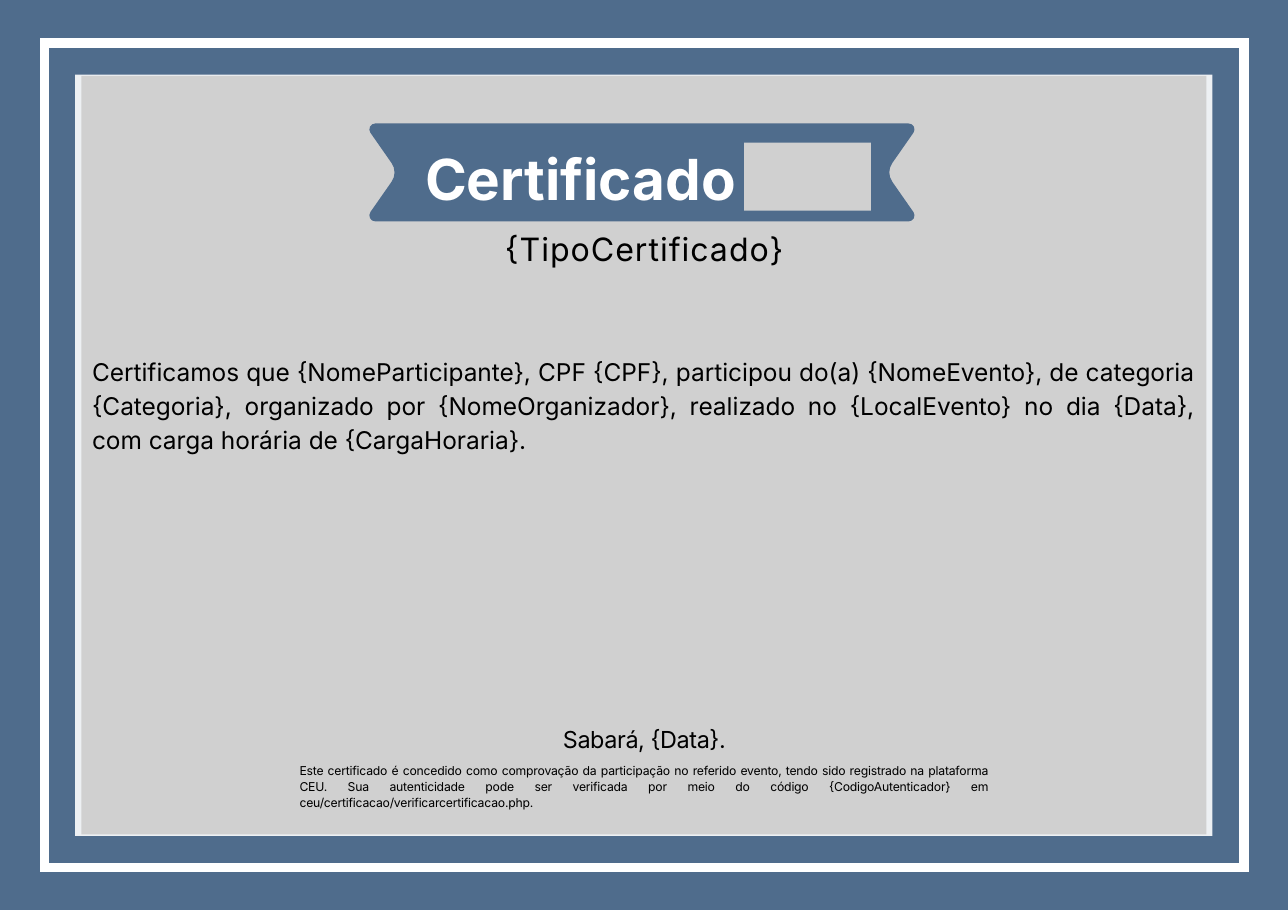
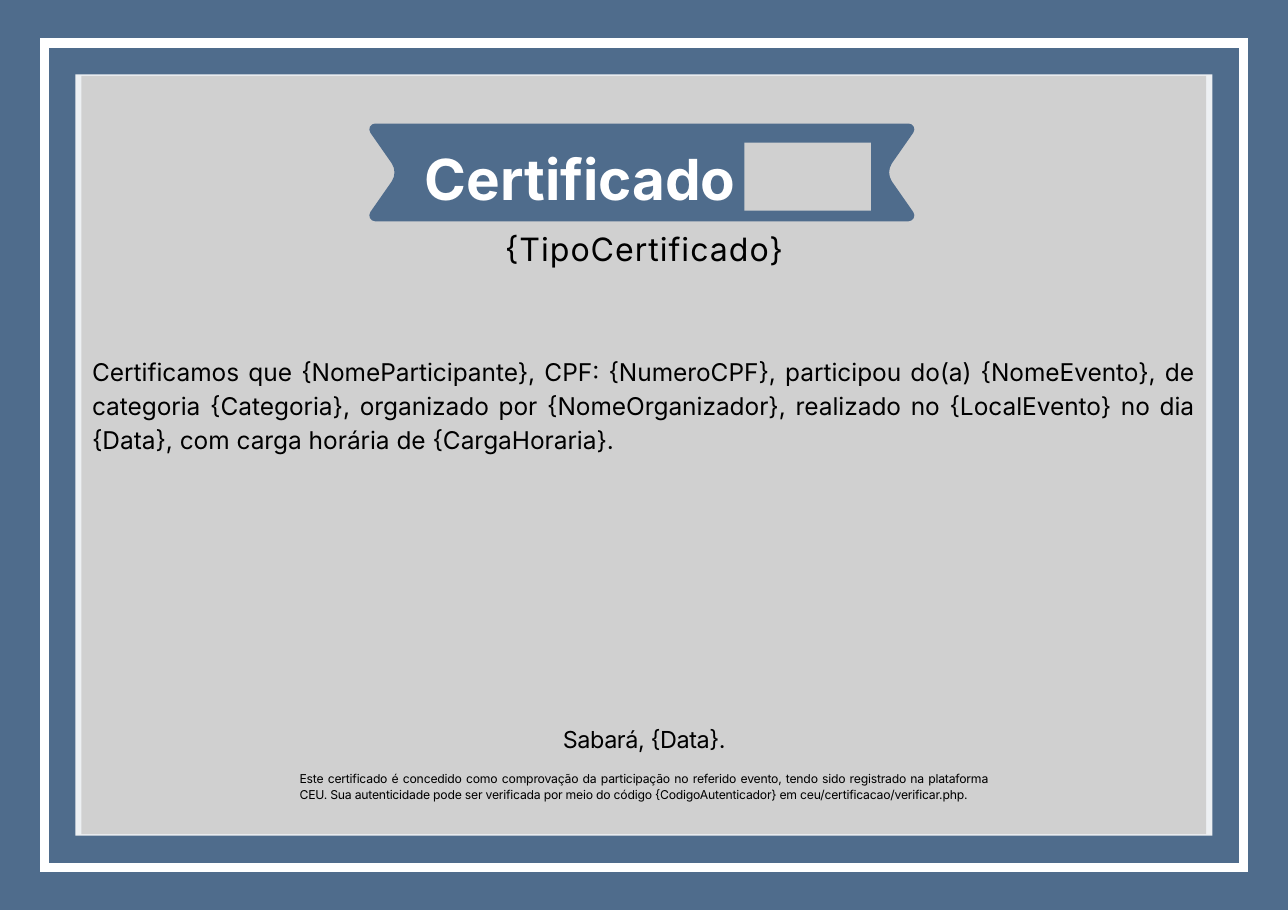
Before and after one commit to nathy-melo/CEU, a slide deck: slide 1 of Certificacao/templates/ModeloExemplo.pptx. Drawn at 1288x910 pixels with LibreOffice and Linux fonts; fonts in the diff are those of the drawing; grey boxes stand for pictures. Boxes give left, top, right and bottom in pixels: in the first picture for what was removed or moved away, otherwise in the second. Text is boxed around its words. In the diff, an @@ line names an element or a change of style, - is before the commit and + after.

Commit message:
melhoria no processamento dos certificados ~2 segundos para criação de um certificado, correção de bugs, delete de arquivos antigos não utiliados, atualização do readme

```diff
--- a/Certificacao/templates/ModeloExemplo.pptx
+++ b/Certificacao/templates/ModeloExemplo.pptx
@@ freeform shape at box(44, 43, 1244, 868): outline redrawn @@
@@ text at box(92, 361, 1195, 455): text changed @@
-Certificamos que {NomeParticipante}, CPF {CPF}, participou do(a) {NomeEvento}, de categoria {Categoria}, organizado por {NomeOrganizador}, realizado no {LocalEvento} no dia {Data}, com carga horária de {CargaHoraria}.
+Certificamos que {NomeParticipante}, CPF: {NumeroCPF}, participou do(a) {NomeEvento}, de categoria {Categoria}, organizado por {NomeOrganizador}, realizado no {LocalEvento} no dia {Data}, com carga horária de {CargaHoraria}.
@@ text at box(300, 773, 988, 802): text changed @@
-Este certificado é concedido como comprovação da participação no referido evento, tendo sido registrado na plataforma CEU. Sua autenticidade pode ser verificada por meio do código {CodigoAutenticador} em ceu/certificacao/verificarcertificacao.php.
+Este certificado é concedido como comprovação da participação no referido evento, tendo sido registrado na plataforma CEU. Sua autenticidade pode ser verificada por meio do código {CodigoAutenticador} em ceu/certificacao/verificar.php.
```
Also in this commit, not shown: 23 other files.
